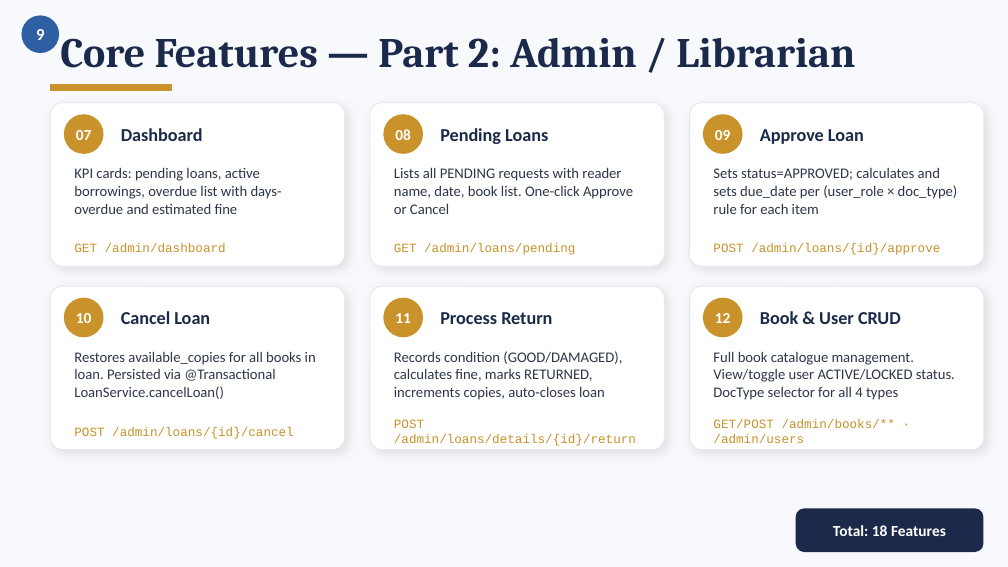
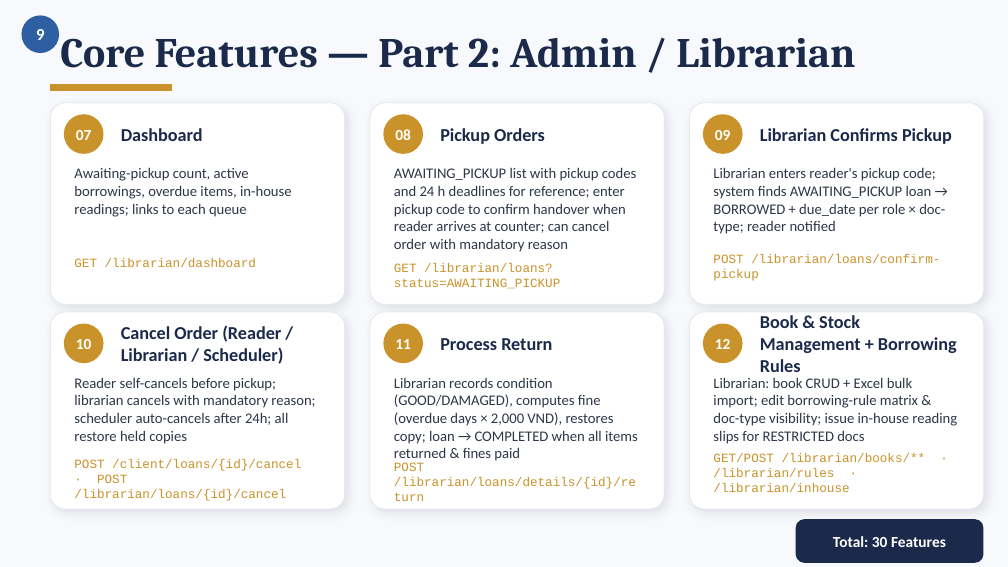
Before and after one commit to tuyenpham2409/library-management, a slide deck: slide 11 of FinalPresentation_LibraryManagement.pptx. Drawn at 1008x567 pixels with LibreOffice and Linux fonts; fonts in the diff are those of the drawing. Boxes give left, top, right and bottom in pixels: in the first picture for what was removed or moved away, otherwise in the second. Text is boxed around its words. In the diff, an @@ line names an element or a change of style, - is before the commit and + after.

```diff
--- a/FinalPresentation_LibraryManagement.pptx
+++ b/FinalPresentation_LibraryManagement.pptx
@@ rounded rectangle: place and size @@
-rounded rectangle at bbox=[50, 103, 345, 266]
+rounded rectangle at bbox=[50, 103, 345, 304]
@@ rounded rectangle: place and size @@
-rounded rectangle at bbox=[370, 103, 664, 266]
+rounded rectangle at bbox=[370, 103, 664, 304]
@@ rounded rectangle: place and size @@
-rounded rectangle at bbox=[689, 103, 984, 266]
+rounded rectangle at bbox=[689, 103, 984, 304]
@@ text at bbox=[440, 128, 545, 144]: text changed @@
-Pending Loans
+Pickup Orders
@@ text at bbox=[760, 128, 952, 144]: text changed @@
-Approve Loan
+Librarian Confirms Pickup
@@ text at bbox=[74, 168, 292, 217]: text changed @@
-KPI cards: pending loans, active borrowings, overdue list with days-overdue and estimated fine
+Awaiting-pickup count, active borrowings, overdue items, in-house readings; links to each queue
@@ text at bbox=[394, 167, 636, 252]: text changed @@
-Lists all PENDING requests with reader name, date, book list. One-click Approve or Cancel
+AWAITING_PICKUP list with pickup codes and 24 h deadlines for reference; enter pickup code to confirm handover when reader arrives at counter; can cancel order with mandatory reason
@@ text at bbox=[713, 167, 945, 234]: text changed @@
-Sets status=APPROVED; calculates and sets due_date per (user_role × doc_type) rule for each item
+Librarian enters reader's pickup code; system finds AWAITING_PICKUP loan → BORROWED + due_date per role × doc-type; reader notified
@@ text at bbox=[74, 258, 256, 267]: text changed @@
-GET /admin/dashboard
+GET /librarian/dashboard
@@ text at bbox=[394, 263, 560, 289]: text changed @@
-GET /admin/loans/pending
+GET /librarian/loans?status=AWAITING_PICKUP
@@ text at bbox=[713, 254, 940, 281]: text changed @@
-POST /admin/loans/{id}/approve
+POST /librarian/loans/confirm-pickup
@@ rounded rectangle: place and size @@
-rounded rectangle at bbox=[50, 286, 345, 450]
+rounded rectangle at bbox=[50, 312, 345, 509]
@@ text at bbox=[121, 325, 283, 364]: text changed @@
-Cancel Loan
+Cancel Order (Reader / Librarian / Scheduler)
@@ rounded rectangle: place and size @@
-rounded rectangle at bbox=[370, 286, 664, 450]
+rounded rectangle at bbox=[370, 312, 664, 509]
@@ rounded rectangle: place and size @@
-rounded rectangle at bbox=[689, 286, 984, 450]
+rounded rectangle at bbox=[689, 312, 984, 509]
@@ 4 texts, 3 ellipses: place and size @@
-4 texts, 3 ellipses at bbox=[65, 298, 742, 337]
+4 texts, 3 ellipses at bbox=[65, 325, 742, 363]
@@ text at bbox=[760, 315, 957, 372]: text changed @@
-Book & User CRUD
+Book & Stock Management + Borrowing Rules
@@ text at bbox=[74, 377, 315, 444]: text changed @@
-Restores available_copies for all books in loan. Persisted via @Transactional LoanService.cancelLoan()
+Reader self-cancels before pickup; librarian cancels with mandatory reason; scheduler auto-cancels after 24h; all restore held copies
@@ text at bbox=[394, 378, 638, 463]: text changed @@
-Records condition (GOOD/DAMAGED), calculates fine, marks RETURNED, increments copies, auto-closes loan
+Librarian records condition (GOOD/DAMAGED), computes fine (overdue days × 2,000 VND), restores copy; loan → COMPLETED when all items returned & fines paid
@@ text at bbox=[713, 377, 957, 444]: text changed @@
-Full book catalogue management. View/toggle user ACTIVE/LOCKED status. DocType selector for all 4 types
+Librarian: book CRUD + Excel bulk import; edit borrowing-rule matrix & doc-type visibility; issue in-house reading slips for RESTRICTED docs
@@ text at bbox=[74, 459, 301, 501]: text changed @@
-POST /admin/loans/{id}/cancel
+POST /client/loans/{id}/cancel · POST /librarian/loans/{id}/cancel
@@ text at bbox=[394, 462, 636, 489]: text changed @@
-POST /admin/loans/details/{id}/return
+POST /librarian/loans/details/{id}/return
@@ text at bbox=[713, 453, 926, 492]: text changed @@
-GET/POST /admin/books/** · /admin/users
+GET/POST /librarian/books/** · /librarian/rules · /librarian/inhouse
@@ rounded rectangle: place and size @@
-rounded rectangle at bbox=[796, 509, 983, 551]
+rounded rectangle at bbox=[796, 520, 983, 562]
@@ text at bbox=[833, 536, 946, 547]: text changed @@
-Total: 18 Features
+Total: 30 Features
```
Also in this commit, not shown: 11 other slides changed, 2 other files.
